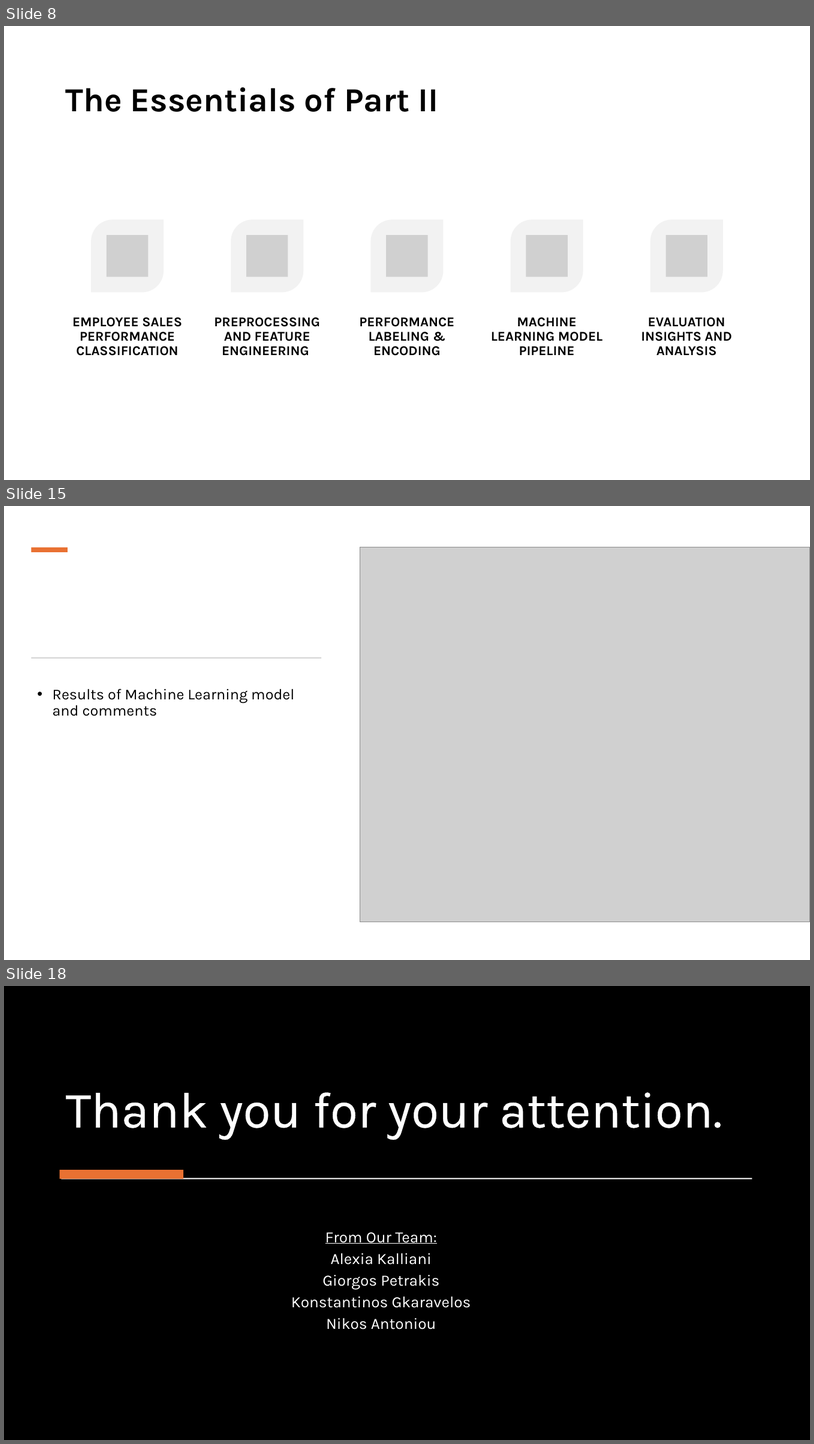
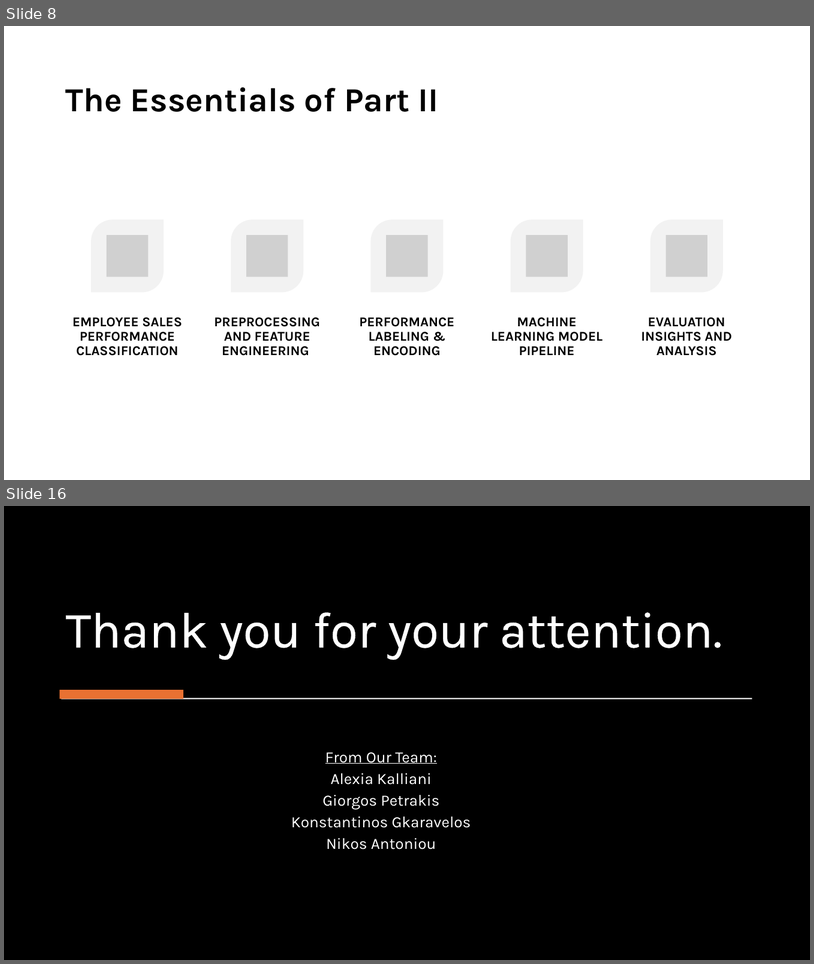
Before and after one commit to Konstant-gk/Chinook_Project, a slide deck: Chinook_Presentation/Project_Future_Chinook_Presentation.pptx. Shown one above the other, each under a label of ours: slides 8, 15 and 18 before the commit, slides 8 and 16 after it; the slides between them are not shown. The pictures are 814x1444 and 814x964 pixels, drawn with LibreOffice and Linux fonts; fonts in the diff are those of the drawing; grey boxes stand for pictures; background and template pictures are left out; a plain dark background stands for a picture behind light text. Boxes give left, top, right and bottom in pixels: in the first picture for what was removed or moved away, otherwise in the second. Text is boxed around its words. In the diff, an @@ line names an element or a change of style, - is before the commit and + after.

```diff
--- a/Chinook_Presentation/Project_Future_Chinook_Presentation.pptx
+++ b/Chinook_Presentation/Project_Future_Chinook_Presentation.pptx
@@ slide 15 removed at [4, 506, 810, 960], background #FFFFFF @@
@@ rectangle removed at [31, 547, 68, 552] @@
@@ picture removed at [360, 547, 810, 921] @@
@@ rectangle removed at [31, 657, 321, 658] @@
@@ text removed at [53, 688, 294, 716] @@
-• Results of Machine Learning model and comments
@@ what was slide 18 is now slide 16 @@
```
Also in this commit, not shown: 2 slides changed, 5 slides added, 6 other slides removed.
